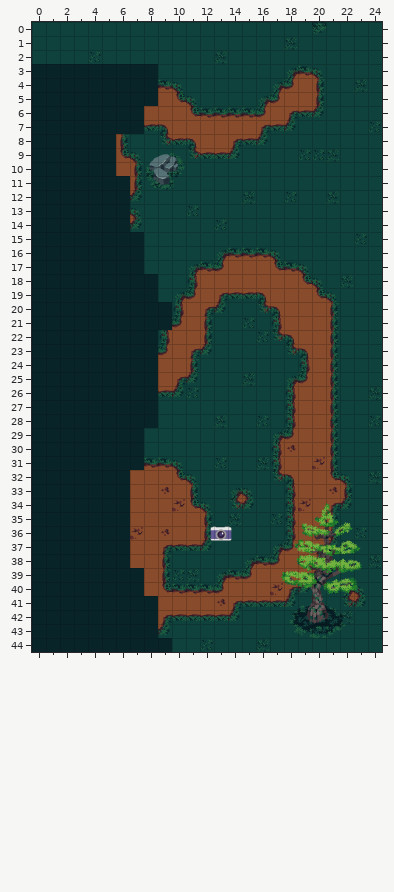
Tiled map (JSON) -- raw/world/wishlair-entrance.tmj. That is the earlier state.
Cells are 32x32 px. Shown: x 0..24, y 0..44.
The same view after the edit:
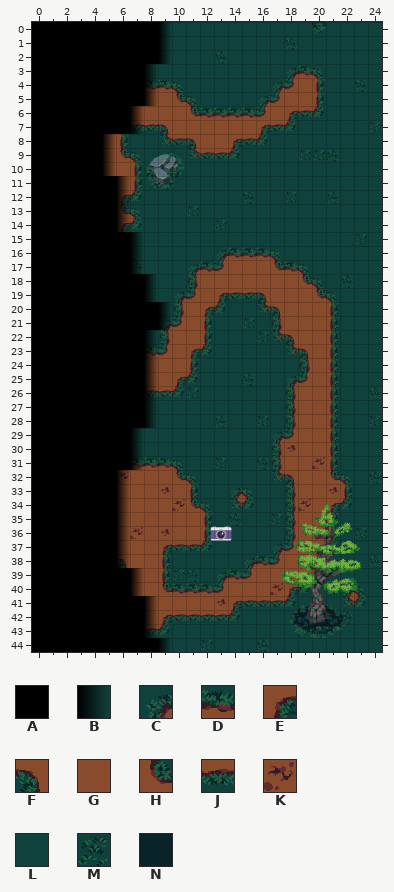
Key: from "wishlair": A 3, B 4, C 8, D 9, E 11, F 12, G 73, H 75, J 137, K 140, L 200, M 201, N 326.
_ is an empty cell.
Tiles of an added or newly shown layer are drawn over the layers below it.
See-through tiles are keyed as they look on the map.
Changes in this commit:
Layer "layer-1-ground":
Tile N gives way to one hidden under a higher layer in rows 3 to 5 at x 0 to 7; in rows 6 to 7 at x 0 to 6; in rows 8 to 10 at x 0 to 4; in rows 11 to 14 at x 0 to 5; in rows 15 to 17 at x 0 to 6; in rows 18 to 19 at x 0 to 7.
Tile N gives way to one hidden under a higher layer in rows 20 to 21 at x 0 to 8; in rows 22 to 28 at x 0 to 7; in rows 29 to 31 at x 0 to 6; in rows 32 to 38 at x 0 to 5; in rows 39 to 40 at x 0 to 6; in rows 41 to 43 at x 0 to 7.
Tile N gives way to one hidden under a higher layer in row 44 at x 0 to 8.
Tile C replaces tile N in row 21 at x 9.
Tile D replaces tile N in row 4 at x 8; in row 23 at x 8; in row 31 at x 7.
Tile E replaces tile N in row 12 at x 6; in row 14 at x 6.
Tile F replaces tile N in row 38 at x 6.
Tile G replaces tile N in row 5 at x 8; in row 6 at x 7; in rows 8 to 10 at x 5; in row 11 at x 6; in rows 24 to 25 at x 8; in rows 33 to 37 at x 6.
Tile G replaces tile N in rows 39 to 40 at x 7; in rows 41 to 42 at x 8.
Tile H replaces tile N in row 13 at x 6.
Tile J replaces tile N in row 7 at x 7; in row 26 at x 8; in row 43 at x 8.
Tile K replaces tile N in row 32 at x 6.
Tile L replaces tile N in row 3 at x 8; in rows 15 to 16 at x 7; in rows 18 to 19 at x 8; in row 20 at x 9; in row 22 at x 8; in rows 27 to 28 at x 8.
Tile L replaces tile N in rows 29 to 30 at x 7; in row 44 at x 9.
Tile M replaces tile N in row 17 at x 7.
Layer "layer-1-walls" (added):
Tile A is added in rows 0 to 2 at x 0 to 8; in rows 3 to 5 at x 0 to 7; in rows 6 to 7 at x 0 to 6; in rows 8 to 10 at x 0 to 4; in rows 11 to 14 at x 0 to 5; in rows 15 to 17 at x 0 to 6.
Tile A is added in rows 18 to 19 at x 0 to 7; in rows 20 to 21 at x 0 to 8; in rows 22 to 28 at x 0 to 7; in rows 29 to 31 at x 0 to 6; in rows 32 to 38 at x 0 to 5; in rows 39 to 40 at x 0 to 6.
Tile A is added in rows 41 to 43 at x 0 to 7; in row 44 at x 0 to 8.
Tile B is added in rows 0 to 2 at x 9; in rows 3 to 5 at x 8; in rows 6 to 7 at x 7; in rows 8 to 10 at x 5; in rows 11 to 14 at x 6; in rows 15 to 17 at x 7.
Tile B is added in rows 18 to 19 at x 8; in rows 20 to 21 at x 9; in rows 22 to 28 at x 8; in rows 29 to 31 at x 7; in rows 32 to 38 at x 6; in rows 39 to 40 at x 7.
Tile B is added in rows 41 to 43 at x 8; in row 44 at x 9.
Pixel boxes of the changes (left, top, right, bottom) in both pictures:
changed: (32, 22, 172, 652)
